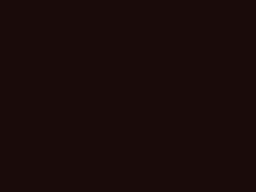
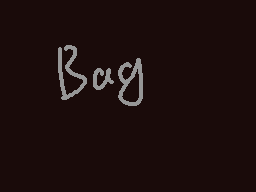
Layered file, before and after one edit (256x192). Changes by layer:
added layer "Layer 1" above "fill" over [58, 45, 143, 106]
